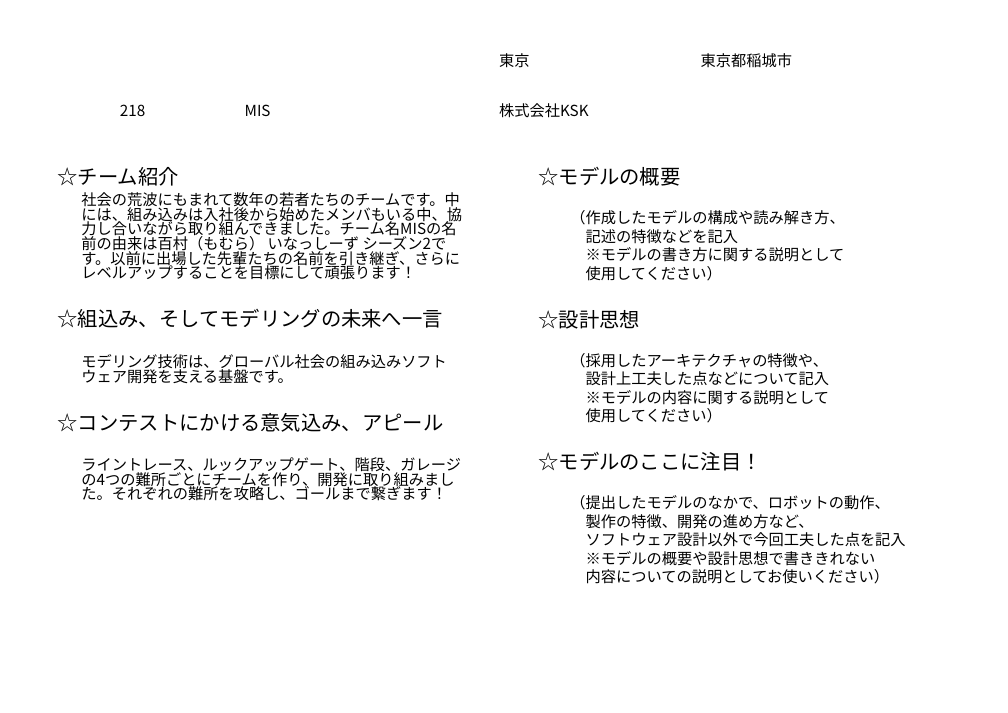
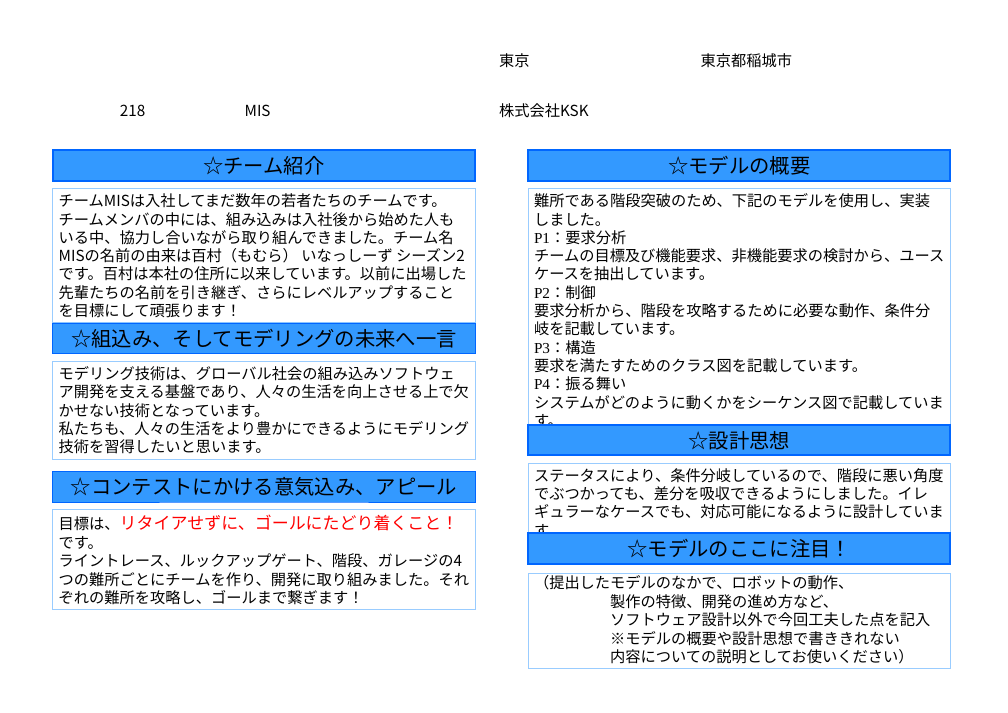
Before and after one commit to robokon/Doc, a slide deck: slide 1 of 1.設計書/ルックアップゲート/nambu_work/concept_sheet2017_background_imaged_KSK.ppt. Drawn at 1008x713 pixels with LibreOffice and Linux fonts; fonts in the diff are those of the drawing; background and template pictures are left out. Boxes give left, top, right and bottom in pixels: in the first picture for what was removed or moved away, otherwise in the second. Text is boxed around its words. In the diff, an @@ line names an element or a change of style, - is before the commit and + after.

Commit message:
コンセプトシート更新

```diff
--- a/1.設計書/ルックアップゲート/nambu_work/concept_sheet2017_background_imaged_KSK.ppt
+++ b/1.設計書/ルックアップゲート/nambu_work/concept_sheet2017_background_imaged_KSK.ppt
@@ rectangle added at <box>52,150,475,181</box>, fill #3399FF, outline #0066FF 2.24 pt, 24 pt, text #000000 @@
+☆チーム紹介
@@ rectangle added at <box>528,150,951,181</box>, fill #3399FF, outline #0066FF 2.24 pt, 24 pt, text #000000 @@
+☆モデルの概要
@@ text removed at <box>538,167,906,584</box> @@
-☆モデルの概要
-（作成したモデルの構成や読み解き方、
-記述の特徴などを記入
-※モデルの書き方に関する説明として
-使用してください）
-☆設計思想
-（採用したアーキテクチャの特徴や、
-設計上工夫した点などについて記入
-※モデルの内容に関する説明として
-使用してください）
-☆モデルのここに注目！
-（提出したモデルのなかで、ロボットの動作、
-製作の特徴、開発の進め方など、
-ソフトウェア設計以外で今回工夫した点を記入
-※モデルの概要や設計思想で書ききれない
-内容についての説明としてお使いください）
@@ rectangle "チームMISは入社してまだ数年の若者たちのチームです。": place and size @@
-rectangle "チームMISは入社してまだ数年の若者たちのチームです。" at <box>57,167,462,501</box>
+rectangle "チームMISは入社してまだ数年の若者たちのチームです。" at <box>52,188,475,323</box>
@@ rectangle "チームMISは入社してまだ数年の若者たちのチームです。" at <box>52,188,475,323</box>: outline none to #99CCFF 0.74 pt @@
@@ text in rectangle at <box>59,193,467,318</box>: text changed @@
-☆チーム紹介
-社会の荒波にもまれて数年の若者たちのチームです。中には、組み込みは入社後から始めたメンバもいる中、協力し合いながら取り組んできました。チーム名MISの名前の由来は百村（もむら） いなっしーず シーズン2です。以前に出場した先輩たちの名前を引き継ぎ、さらにレベルアップすることを目標にして頑張ります！
-☆組込み、そしてモデリングの未来へ一言
-モデリング技術は、グローバル社会の組み込みソフトウェア開発を支える基盤です。
-☆コンテストにかける意気込み、アピール
-ライントレース、ルックアップゲート、階段、ガレージの4つの難所ごとにチームを作り、開発に取り組みました。それぞれの難所を攻略し、ゴールまで繋ぎます！
+チームMISは入社してまだ数年の若者たちのチームです。
+チームメンバの中には、組み込みは入社後から始めた人もいる中、協力し合いながら取り組んできました。チーム名MISの名前の由来は百村（もむら） いなっしーず シーズン2です。百村は本社の住所に以来しています。以前に出場した先輩たちの名前を引き継ぎ、さらにレベルアップすることを目標にして頑張ります！
@@ rectangle added at <box>528,188,951,432</box>, outline #99CCFF 0.74 pt, 18 pt, text #000000 @@
+難所である階段突破のため、下記のモデルを使用し、実装しました。
+P1：要求分析
+チームの目標及び機能要求、非機能要求の検討から、ユースケースを抽出しています。
+P2：制御
+要求分析から、階段を攻略するために必要な動作、条件分岐を記載しています。
+P3：構造
+要求を満たすためのクラス図を記載しています。
+P4：振る舞い
+システムがどのように動くかをシーケンス図で記載しています。
@@ rectangle added at <box>52,323,475,354</box>, fill #3399FF, outline #0066FF 0.74 pt, 24 pt, text #000000 @@
+☆組込み、そしてモデリングの未来へ一言
@@ rectangle added at <box>52,362,475,459</box>, outline #99CCFF 0.74 pt, 18 pt, text #000000 @@
+モデリング技術は、グローバル社会の組み込みソフトウェア開発を支える基盤であり、人々の生活を向上させる上で欠かせない技術となっています。
+私たちも、人々の生活をより豊かにできるようにモデリング技術を習得したいと思います。
@@ rectangle added at <box>528,424,951,455</box>, fill #3399FF, outline #0066FF 2.24 pt, 24 pt, text #000000 @@
+☆設計思想
@@ rectangle added at <box>52,471,475,502</box>, fill #3399FF, outline #0066FF 0.74 pt, 24 pt, text #000000 @@
+☆コンテストにかける意気込み、アピール
@@ rectangle added at <box>528,463,951,542</box>, outline #99CCFF 0.74 pt, 18 pt, text #000000 @@
+ステータスにより、条件分岐しているので、階段に悪い角度でぶつかっても、差分を吸収できるようにしました。イレギュラーなケースでも、対応可能になるように設計しています。
@@ rectangle added at <box>52,510,475,610</box>, outline #99CCFF 0.74 pt, 18 pt, text #000000 @@
+目標は、リタイアせずに、ゴールにたどり着くこと！です。
+ライントレース、ルックアップゲート、階段、ガレージの4つの難所ごとにチームを作り、開発に取り組みました。それぞれの難所を攻略し、ゴールまで繋ぎます！
@@ rectangle added at <box>528,534,951,564</box>, fill #3399FF, outline #0066FF 2.24 pt, 24 pt, text #000000 @@
+☆モデルのここに注目！
@@ rectangle added at <box>528,574,951,668</box>, outline #99CCFF 0.74 pt, 18 pt, text #000000 @@
+（提出したモデルのなかで、ロボットの動作、
+製作の特徴、開発の進め方など、
+ソフトウェア設計以外で今回工夫した点を記入
+※モデルの概要や設計思想で書ききれない
+内容についての説明としてお使いください）
```
